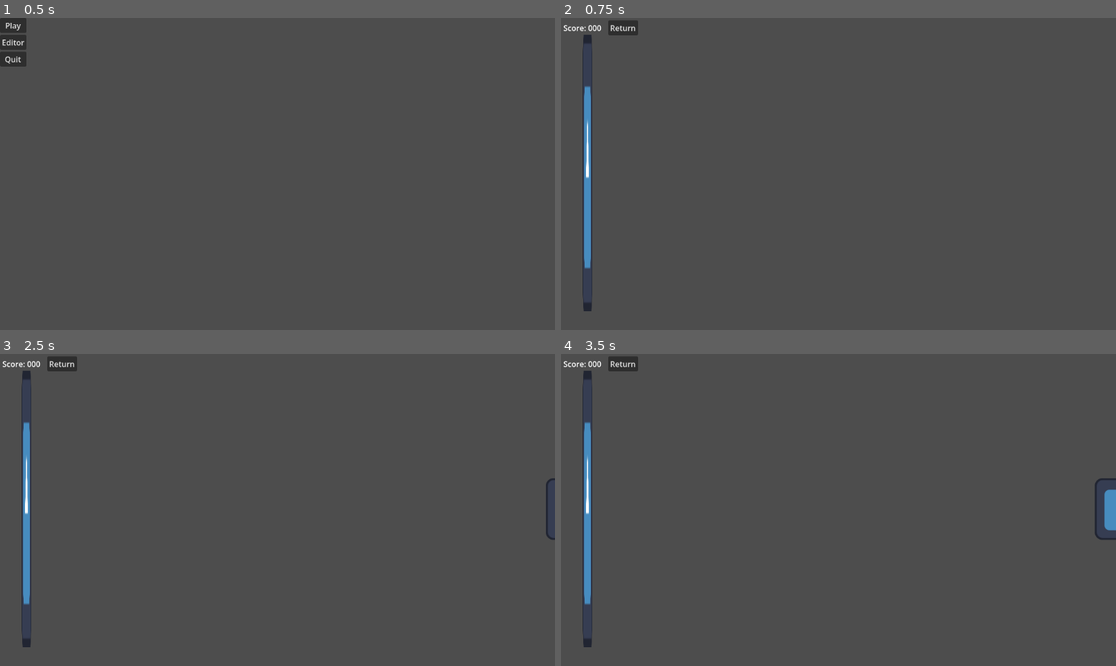
Above: before the commit, frames 1-4 (two rows, left to right).
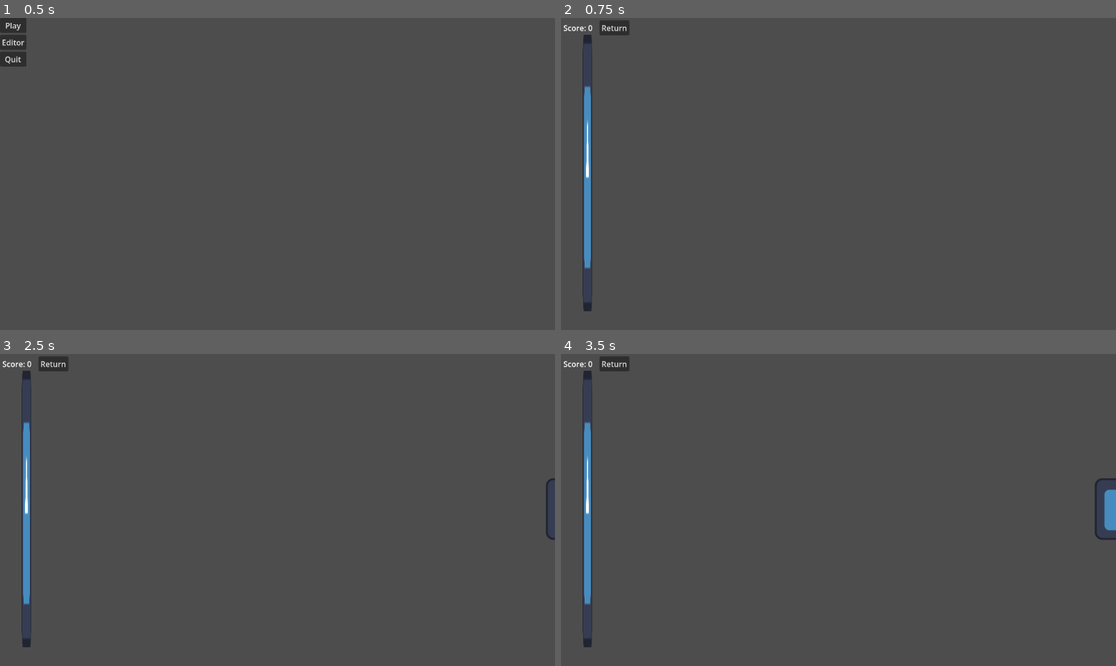
Above: after the commit, the same moments.

Repository: JoshDean599/12DI-Josh-Dean
Game: Godot game, scene res://Scenes/main.tscn
Two runs of this game, one before a commit and one after it. Both use one fixed random seed, a clock stepped at 60 frames per second and the inputs below. The engine's default icon, where the game draws it, is replaced by a stand-in: a white triangle on a blue panel in a dark square.
Inputs (mouse positions are in pixels of both pictures, inside the frame that each line leads up to):
- Up to frame 1 (0.5 s): no input
- Up to frame 2 (0.75 s): click "Play" at 0.5 s
- Up to frame 3 (2.5 s): click "Return" at 1.25 s; click "Play" at 2 s
- Up to frame 4 (3.5 s): tap Enter at 2.75 s; move the mouse to (960, 494) at 2.77 s; tap Space at 3.02 s

Frame 1 is identical in both runs. In frame 2, 0.2% of the frame differs, in the area x 5-14%, y 0-6%; in frame 3, 0.2%; in frame 4, 0.2%.

Commit message:
4_5_26
Starting to get editor notes to game.

Diff:
--- a/rhythm-game-project/Scenes/Objects/editor_note.gd
+++ b/rhythm-game-project/Scenes/Objects/editor_note.gd
@@ -6,6 +6,8 @@
 var resizing = false
 var resizingOffset = Vector2.ZERO
 @export var snappingKey = KEY_SPACE
+@export var baseTailSize: float = 0.8
+@export var onHoverTailSize: float = 1.1
 
 const doubleClickThreshold = 0.2
 var lastClickTime = 0.0
@@ -39,7 +41,8 @@
 				name = upperNote.name
 
 	if resizing:
-		$Tail.position = get_global_mouse_position()
+		$Tail.position = get_global_mouse_position() - resizingOffset
+		$Line2D.set_point_position(1, $Tail.position)
 
 func _on_click_detector_button_down() -> void:
 	dragging = true
@@ -60,10 +63,7 @@
 
 func _on_drag_detector_button_down() -> void:
 	resizing = true
-	resizingOffset = get_global_mouse_position() - global_position
-	print(get_global_mouse_position())
-	print($Tail.global_position)
-	print(global_position)
+	resizingOffset = get_global_mouse_position() - $Tail.position
 
 
 func _on_drag_detector_button_up() -> void:
@@ -71,8 +71,8 @@
 
 
 func _on_drag_detector_mouse_entered() -> void:
-	$Tail.scale = Vector2(1.1, 1.1)
+	$Tail.scale = Vector2(onHoverTailSize, onHoverTailSize)
 
 
 func _on_drag_detector_mouse_exited() -> void:
-	$Tail.scale = Vector2(1, 1)
+	$Tail.scale = Vector2(baseTailSize, baseTailSize)
--- a/rhythm-game-project/Scenes/Objects/editor_note.tscn
+++ b/rhythm-game-project/Scenes/Objects/editor_note.tscn
@@ -3,19 +3,28 @@
 [ext_resource type="Texture2D" uid="uid://43s0ilqd1cce" path="res://icon.svg" id="1_2tup1"]
 [ext_resource type="Script" uid="uid://bm038u73d51nl" path="res://Scenes/Objects/editor_note.gd" id="2_mygmu"]
 
+[sub_resource type="Gradient" id="Gradient_mygmu"]
+offsets = PackedFloat32Array(0.21604939, 0.8148148)
+colors = PackedColorArray(1, 1, 1, 1, 0, 0, 0, 1)
+
 [node name="EditorNote" type="Node2D" unique_id=386026372]
 script = ExtResource("2_mygmu")
 snappingKey = 37
 
+[node name="Line2D" type="Line2D" parent="." unique_id=853734785]
+points = PackedVector2Array(0, 0, 0, 0)
+gradient = SubResource("Gradient_mygmu")
+
 [node name="Tail" type="Sprite2D" parent="." unique_id=1608919916]
+scale = Vector2(0.8, 0.8)
 texture = ExtResource("1_2tup1")
 
 [node name="DragDetector" type="Button" parent="Tail" unique_id=2101793492]
 self_modulate = Color(1, 1, 1, 0)
-offset_left = -79.0
-offset_top = -79.0
-offset_right = 79.0
-offset_bottom = 79.0
+offset_left = -99.999985
+offset_top = -99.999985
+offset_right = 99.999985
+offset_bottom = 99.999985
 
 [node name="Head" type="Sprite2D" parent="." unique_id=1358409400]
 texture = ExtResource("1_2tup1")
--- a/rhythm-game-project/Scenes/Objects/game_note.gd
+++ b/rhythm-game-project/Scenes/Objects/game_note.gd
@@ -1,7 +1,4 @@
 extends Node2D
-
-var trailLength: float = 0.0
-var lengthMultiplier: float = 2.0
 
 var movingSpeed: float = 250.0
 var initXPosition: float = 660.0
@@ -24,13 +21,10 @@
 	if global_position.x < freeQueuePosition:
 		queue_free()
 
-func setup(targetY: float, type: String, length: float):
+func setup(targetY: float, tailPosition: Vector2):
 	#Set the initial notes position
 	global_position = Vector2(initXPosition, targetY)
-	match type:
-		"HoldNote":
-			# Setup the note tail
-			trailLength = length
-			$Tail.position =  Vector2(length * lengthMultiplier, targetY)
+	# Setup the note tail
+	$Tail.position =  tailPosition
 	# Start the processing for the note
 	set_process(true)
--- a/rhythm-game-project/Scenes/Objects/note_handler.gd
+++ b/rhythm-game-project/Scenes/Objects/note_handler.gd
@@ -44,14 +44,14 @@
 			noteQueue.pop_front()
 
 
-func create_note(noteType, length: float) -> void:
+func create_note(height, tailPosition: Vector2) -> void:
 	var noteInstance = Globals.GameNote.instantiate()
 	get_parent().get_node("Notes").call_deferred("add_child", noteInstance) # Change index from self!!
-	noteInstance.setup(position.y, noteType, length)
+	noteInstance.setup(height, tailPosition)
 
 	noteQueue.push_back(noteInstance)
 
 func _on_random_timer_timeout() -> void:
-	create_note("BaseNote", 50)
+	create_note(position.y, Vector2.ZERO)
 	$RandomSpawnTimer.wait_time = randf_range(0.4, 3)
 	$RandomSpawnTimer.start()
--- a/rhythm-game-project/Scenes/editor.gd
+++ b/rhythm-game-project/Scenes/editor.gd
@@ -3,10 +3,10 @@
 @onready var filePath = $UI/Control/MarginContainer/VBoxContainer/PanelContainer/FilePath
 
 func _on_add_note_pressed() -> void:
-	createNewNote("", Vector2())
+	createNewNote("", Vector2(), Vector2())
 
 
-func createNewNote(Name: String, Position: Vector2) -> void:
+func createNewNote(Name: String, Position: Vector2, TailPosition: Vector2) -> void:
 	var newNote = Globals.EditorNote.instantiate()
 	$Notes.add_child(newNote)
 	if Name == "":
@@ -18,6 +18,9 @@
 		newNote.position = Vector2(500, 250)
 	else:
 		newNote.position = Position
+
+	newNote.get_node("Tail").position = TailPosition
+	newNote.get_node("Line2D").set_point_position(1, TailPosition)
 
 
 func _on_button_pressed() -> void:
@@ -34,6 +37,10 @@
 			position = {
 				x = i.position.x,
 				y = i.position.y
+			},
+			tailPosition = {
+				x = i.get_node("Tail").position.x,
+				y = i.get_node("Tail").position.y
 			}
 		}
 	save_map(Globals.basePath + filePath.text + ".json", saveData)
@@ -55,16 +62,25 @@
 
 
 func _on_load_pressed() -> void:
-	var savePath = Globals.basePath + filePath.text + ".json"
-	# Only continue if the savePath is found and is valid
-	if filePath.text.length() <= 0 or not savePath:
+	#var savePath = Globals.basePath + filePath.text + ".json"
+	## Only continue if the savePath is found and is valid
+	#if filePath.text.length() <= 0 or not savePath:
+	#	return
+	#
+	#var saveString = FileAccess.get_file_as_string(savePath)
+	#var saveAsDict = JSON.parse_string(saveString)
+
+	if filePath.text.length() <= 0:
 		return
 
-	var saveString = FileAccess.get_file_as_string(savePath)
-	var saveAsDict = JSON.parse_string(saveString)
+	var saveAsDict = Globals.load_song(Globals.basePath + filePath.text + ".json")
 
 	for i in $Notes.get_children(): # Remove all Editor Notes
 		i.free() # Remove the note during the frame, unlike queue_free() which removes after the frame
 
 	for i in saveAsDict: # Load the notes from the savePath
-		createNewNote(i, Vector2(saveAsDict[i].position.x, saveAsDict[i].position.y))
+		createNewNote(
+			i,																	# Note Name
+			Vector2(saveAsDict[i].position.x, saveAsDict[i].position.y), 		# Note Position
+			Vector2(saveAsDict[i].tailPosition.x, saveAsDict[i].tailPosition.y) # Note Tail Position
+		)
--- a/rhythm-game-project/Scenes/game.gd
+++ b/rhythm-game-project/Scenes/game.gd
@@ -4,7 +4,10 @@
 
 func _on_tree_entered() -> void:
 	# Reset the game on re-load
-	incriment_score(0)
+	# Reset the score:
+	currentScore = 0
+	$UI/Control/HBoxContainer/MarginContainer/Label.text = "Score: 0"
+	# Remove all loaded notes from the scene and queue:
 	for i in $Notes.get_children().size():
 		$Notes.get_child(i).queue_free()
 	$NoteHandler.noteQueue = []
@@ -15,5 +18,3 @@
 func incriment_score(value) -> void:
 	currentScore += value
 	$UI/Control/HBoxContainer/MarginContainer/Label.text = "Score: " + str(currentScore)
-	if value == 0: # Reset the score
-		$UI/Control/HBoxContainer/MarginContainer/Label.text = "Score: 000"
--- a/rhythm-game-project/Scripts/globals.gd
+++ b/rhythm-game-project/Scripts/globals.gd
@@ -18,3 +18,7 @@
 	tree.root.remove_child(currentScene) # Remove the old scene
 	tree.root.add_child(node) # Add the new scene
 	tree.current_scene = node # Set the new scene to the current
+
+func load_song(path) -> Dictionary:
+	var saveString = FileAccess.get_file_as_string(path)
+	return JSON.parse_string(saveString)
--- a/rhythm-game-project/Songs/new.json
+++ b/rhythm-game-project/Songs/new.json
@@ -1,14 +1,12 @@
 {
 	"1": {
 		"position": {
-			"x": 161.0,
-			"y": 170.0
-		}
-	},
-	"2": {
-		"position": {
-			"x": 542.0,
-			"y": 301.0
+			"x": 403.0,
+			"y": 283.0
+		},
+		"tailPosition": {
+			"x": 272.0,
+			"y": 0.0
 		}
 	}
 }
